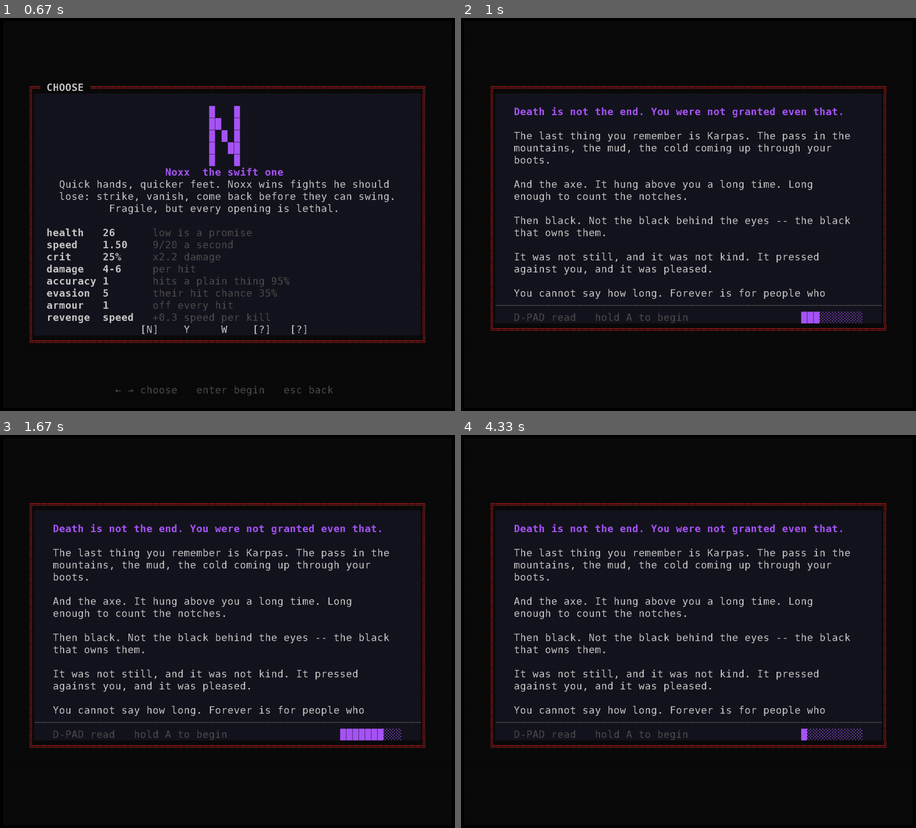
Above: before the commit, frames 1-4 (two rows, left to right).
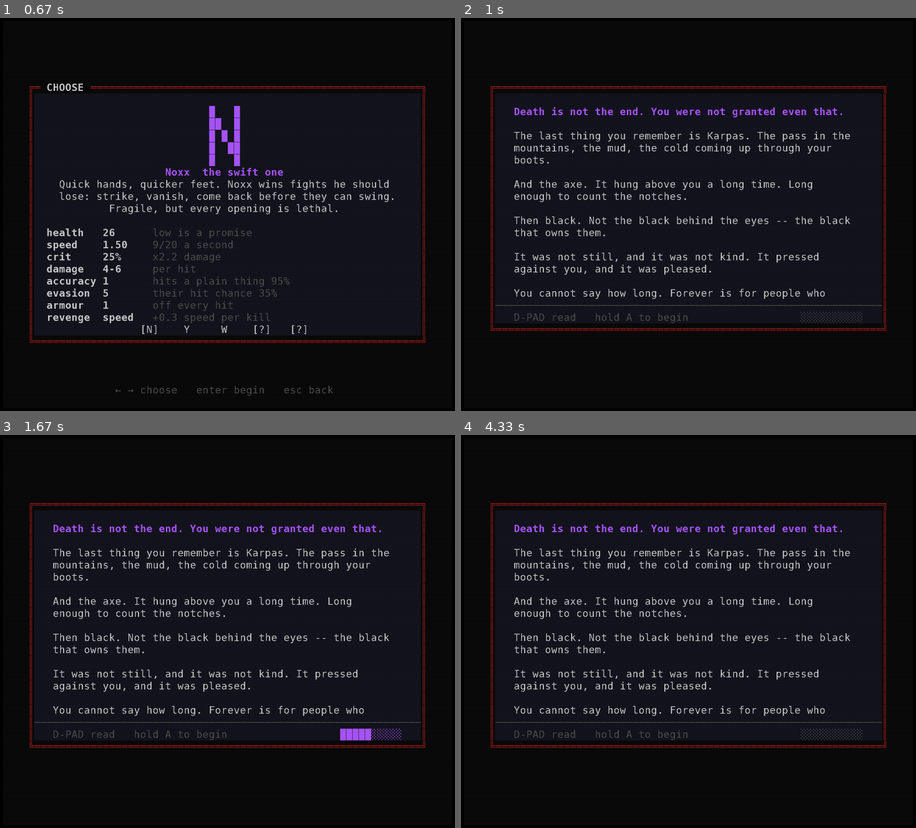
Above: after the commit, the same moments.

Repository: darknoxx/NeverdeadsRevengeMobile
Game: pygame game, started from src/neverdeads_revenge/__main__.py
Same seed, same stepped clock (60 frames per second), same inputs: the game is played once before the commit and once after it.
Inputs:
- Up to frame 1 (0.67 s): type "ann" at 0.33 s
- Up to frame 2 (1 s): tap Enter at 0.67, 0.88 s
- Up to frame 3 (1.67 s): hold Right from 1.38 s (still down)
- Up to frame 4 (4.33 s): release Right at 1.85 s; hold Up 2.98-3.55 s; tap Keypad Enter at 4.27 s

Frame 1 is identical in both runs. In frame 2, 0.2% of the frame differs, in the area x 74-89%, y 74-78%; in frame 3, less than 0.1%; in frame 4, 0.2%.

Commit message:
hold A waits before it repeats, so a tap is a tap again
'hold A feels strange' was the synthetic repeat stream firing on the press
frame itself. The hold tells a tap from a hold by one rule -- a press that is
down briefly and *never repeated* banks nothing -- and a repeat on the very
first frame made every press a repeated one. So a tap banked a fill, and two
or three of them could add up to a hold nobody held.

The stream now waits out a repeat delay (0.30s, above hold.TAP_SECONDS) before
it starts, exactly as a keyboard's auto-repeat does. Measured: a 0.10s tap
leaves progress at 0.00 and the premise standing, three taps still bank
nothing, and a real hold ends it. Two tests say so.

Diff:
--- a/src/neverdeads_revenge/mobile/app.py
+++ b/src/neverdeads_revenge/mobile/app.py
@@ -79,6 +79,18 @@
 #: A direction lost and found again within this window is one hold, not two:
 #: the stick crossed the deadzone, the player did not press twice.
 _RELEASE_GRACE = 0.10
+
+#: How long a held button waits before the app starts feeding it repeats, in
+#: seconds. A keyboard's auto-repeat delay, and it is what keeps a tap a tap:
+#: shorter than this and the hold's own tap rule (a brief press that never
+#: repeated banks nothing) would never see an unrepeated press. Above
+#: ``hold.TAP_SECONDS`` with room to spare, so the two cannot disagree.
+_HOLD_REPEAT_DELAY = 0.30
+
+#: How often the synthetic repeat stream ticks once it has started, in seconds.
+#: The fill is wall-clock time, so this only sets how smoothly the bar moves and
+#: how finely completion is timed; twenty a second is smoother than an eye.
+_HOLD_REPEAT_RATE = 0.05
 
 
 def GRID_FOR(font: BitmapFont) -> tuple[int, int]:
@@ -164,6 +176,9 @@
         #: :meth:`poll_holds`).
         self._buttons_down: set[int] = set()
         self._last_hold_repeat = 0.0
+        #: When the current hold's key went down, so the repeat stream can wait
+        #: before it starts -- see :meth:`poll_holds`.
+        self._hold_down_at: float | None = None
 
     # -- the stack -----------------------------------------------------------
     def push(self, screen) -> None:
@@ -496,16 +511,33 @@
 
         It is the same shape as the stick's polling, and for the same reason: a
         held button has a *state*, and the game wants a stream.
+
+        And like a keyboard's auto-repeat it *waits* before it repeats. That is
+        not politeness, it is the hold's own rule: a press that is down briefly
+        and never repeats is a tap, and a tap banks nothing. Feeding a repeat on
+        the very first frame made every press a repeated one, so a tap could
+        bank a fill and two of them could add up to a hold nobody held -- which
+        is exactly what "hold A feels strange" was.
         """
         if not self.screens:
             return
         hold = getattr(self.screens[-1], "hold", None)
         if hold is None or not hold.keys:
+            self._hold_down_at = None
             return
         key = hold.keys[0]
         if not self._hold_key_down(key):
-            return
-        if now - self._last_hold_repeat < 0.05:
+            # The key is up: the next down is a new hold, and the repeat
+            # clock starts with it rather than carrying the last one's.
+            self._hold_down_at = None
+            return
+        if self._hold_down_at is None:
+            self._hold_down_at = now
+            self._last_hold_repeat = now
+            return
+        if now - self._hold_down_at < _HOLD_REPEAT_DELAY:
+            return
+        if now - self._last_hold_repeat < _HOLD_REPEAT_RATE:
             return
         self._last_hold_repeat = now
         self.key_down(key, repeat=True)
--- a/tests/test_mobile.py
+++ b/tests/test_mobile.py
@@ -286,6 +286,44 @@
         app.redraw()
 
 
+def test_a_tap_on_the_premise_banks_nothing(app):
+    """The hold's own rule, which the synthesized repeats must not break: a
+    brief press that never repeated is a tap, and taps cannot add up. Feeding a
+    repeat on the press frame broke exactly this -- "hold A feels strange"."""
+    app.handle(key_event("n", text="n"))
+    app.handle(pad_event(0, down=True))   # A takes the hero, opening the premise
+    app.handle(pad_event(0, down=False))
+    assert top(app) == "PrologueScreen"
+    screen = app.screens[-1]
+
+    for _ in range(3):
+        app.handle(pad_event(0, down=True))
+        deadline = time.monotonic() + 0.10  # shorter than any repeat delay
+        while time.monotonic() < deadline:
+            time.sleep(0.01)
+            app.poll_holds(time.monotonic())
+        app.handle(pad_event(0, down=False))
+        app.poll_holds(time.monotonic())
+
+    assert top(app) == "PrologueScreen", "taps walked through the premise"
+    assert screen.hold.progress == 0.0, "a tap banked a fill"
+
+
+def test_a_held_button_ends_the_premise(app):
+    app.handle(key_event("n", text="n"))
+    app.handle(pad_event(0, down=True))
+    assert top(app) == "PrologueScreen"
+
+    deadline = time.monotonic() + 2.5
+    while top(app) == "PrologueScreen" and time.monotonic() < deadline:
+        time.sleep(0.016)
+        app.poll_holds(time.monotonic())
+    app.handle(pad_event(0, down=False))
+
+    assert top(app) == "GameScreen", "a held A did not end the premise"
+    assert app.run is not None
+
+
 def test_the_screens_have_what_they_ask_the_app_for(app):
     """The audit that found ``app.view``: every attribute the screens read."""
     for name in (
